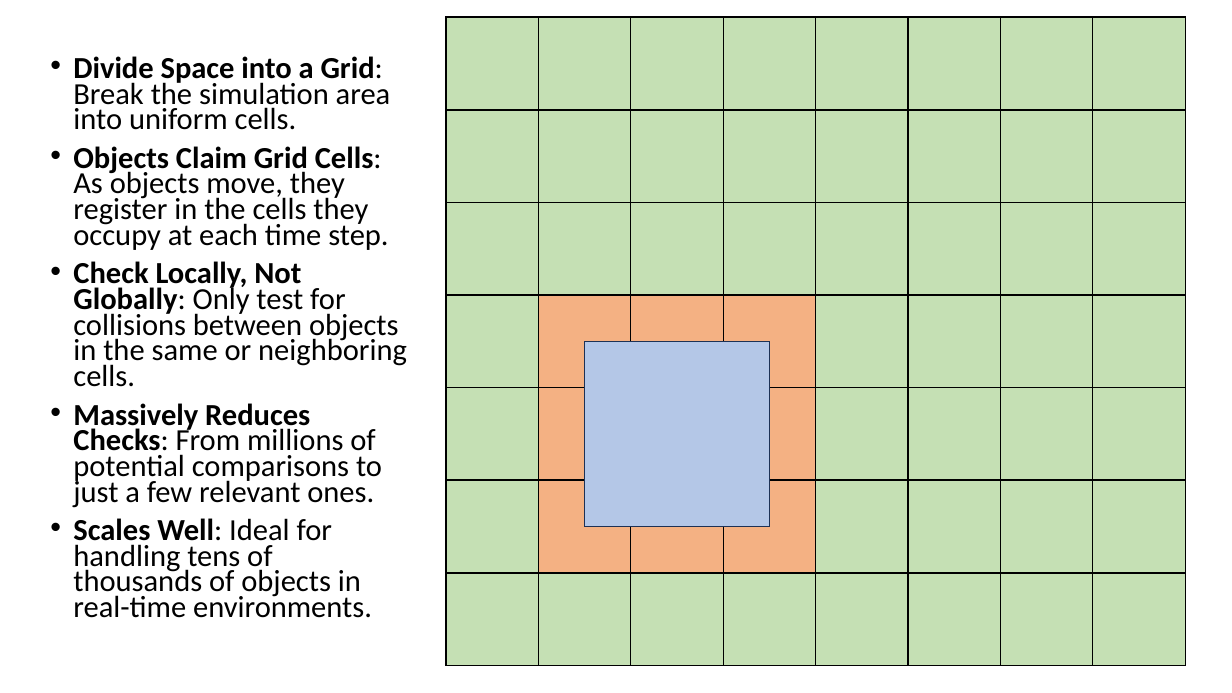
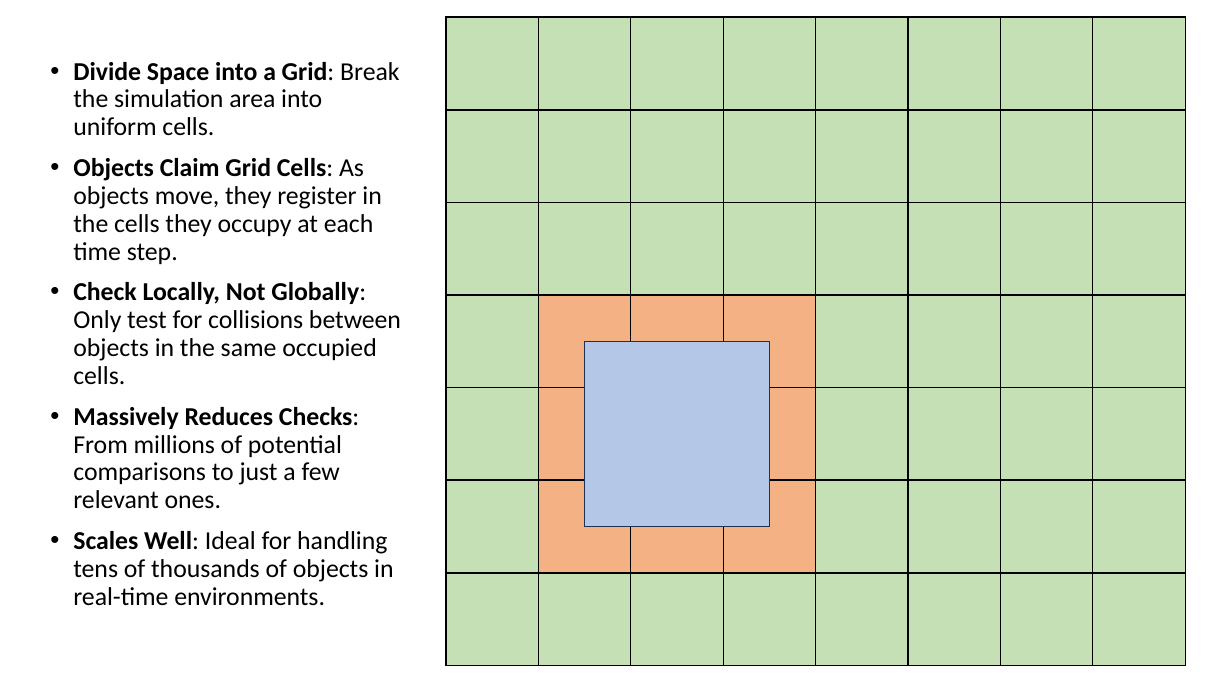
Before and after one commit to connor-makowski/fizgrid, a slide deck: slide 5 of Fizgrid.pptx. Drawn at 1232x693 pixels with LibreOffice and Linux fonts; fonts in the diff are those of the drawing. Boxes give left, top, right and bottom in pixels: in the first picture for what was removed or moved away, otherwise in the second. Text is boxed around its words. In the diff, an @@ line names an element or a change of style, - is before the commit and + after.

```diff
--- a/Fizgrid.pptx
+++ b/Fizgrid.pptx
@@ text at (x1=73, y1=62, x2=399, y2=605): size 23.8 to 20.1 pt in "Divide Space into a Grid: Break the ...", "Objects Claim Grid Cells: As objects move, ...", "Massively Reduces Checks: From millions of potential ...", "Scales Well: Ideal for handling tens of ..."; line spacing 0.7 to 0.9 @@
@@ text at (x1=73, y1=282, x2=401, y2=385): text changed; size 23.8 to 20.1 pt @@
-• Check Locally, Not Globally: Only test for collisions between objects in the same or neighboring cells.
+• Check Locally, Not Globally: Only test for collisions between objects in the same occupied cells.
```
Also in this commit, not shown: 9 other slides changed.
